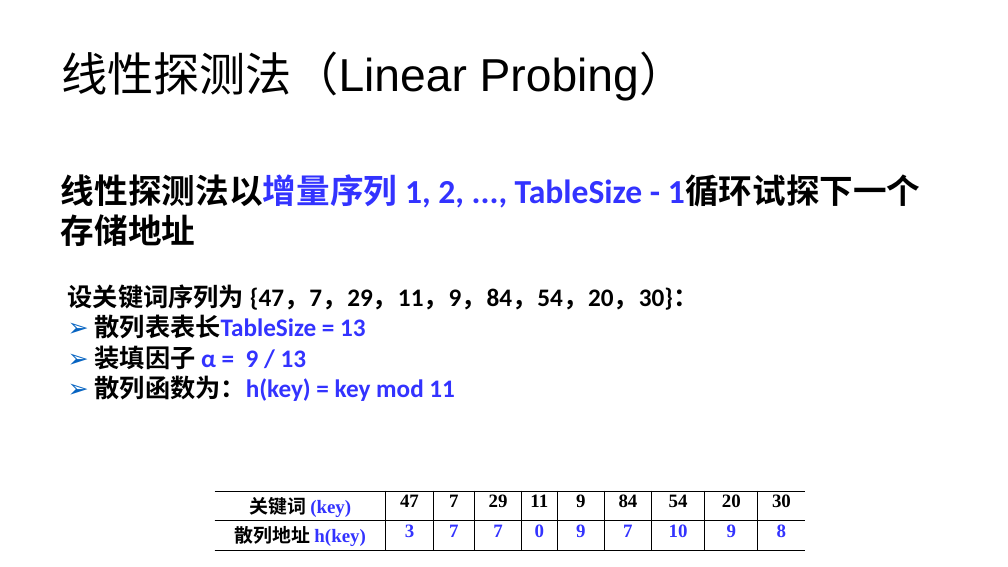
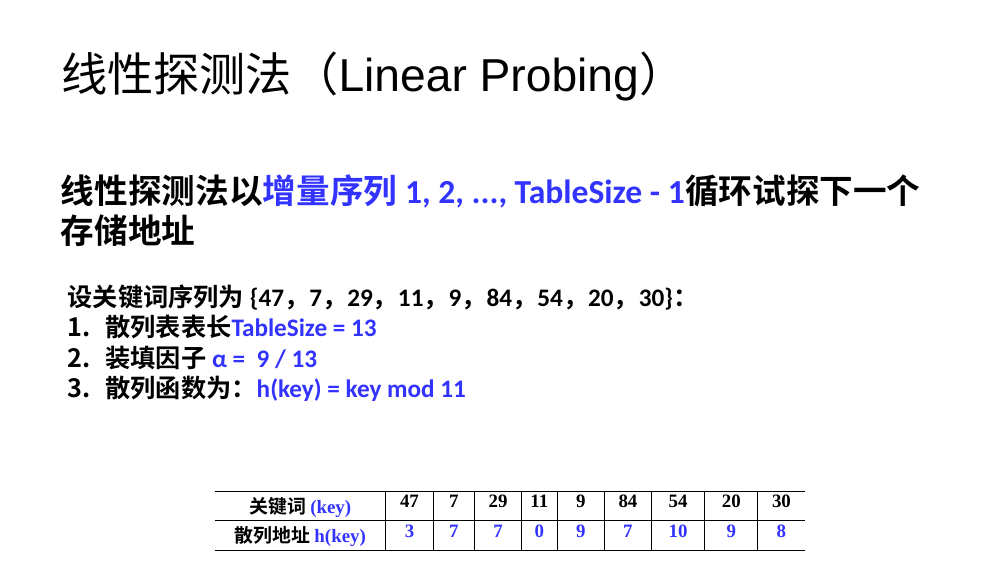
Before and after one commit to lezhang-thu/data-structure, a slide deck: slide 11 of 2022秋季-数据结构-散列查找.pptx. Drawn at 1008x567 pixels with LibreOffice and Linux fonts; fonts in the diff are those of the drawing. Boxes give left, top, right and bottom in pixels: in the first picture for what was removed or moved away, otherwise in the second. Text is boxed around its words. In the diff, an @@ line names an element or a change of style, - is before the commit and + after.

```diff
--- a/2022秋季-数据结构-散列查找.pptx
+++ b/2022秋季-数据结构-散列查找.pptx
@@ text at (106,314,466,401): text changed @@
-➢ 散列表表长TableSize = 13
-➢ 装填因子 α = 9 / 13
-➢ 散列函数为：h(key) = key mod 11
+1. 散列表表长TableSize = 13
+2. 装填因子 α = 9 / 13
+3. 散列函数为：h(key) = key mod 11
```
Also in this commit, not shown: 8 other slides changed, 5 other files.
